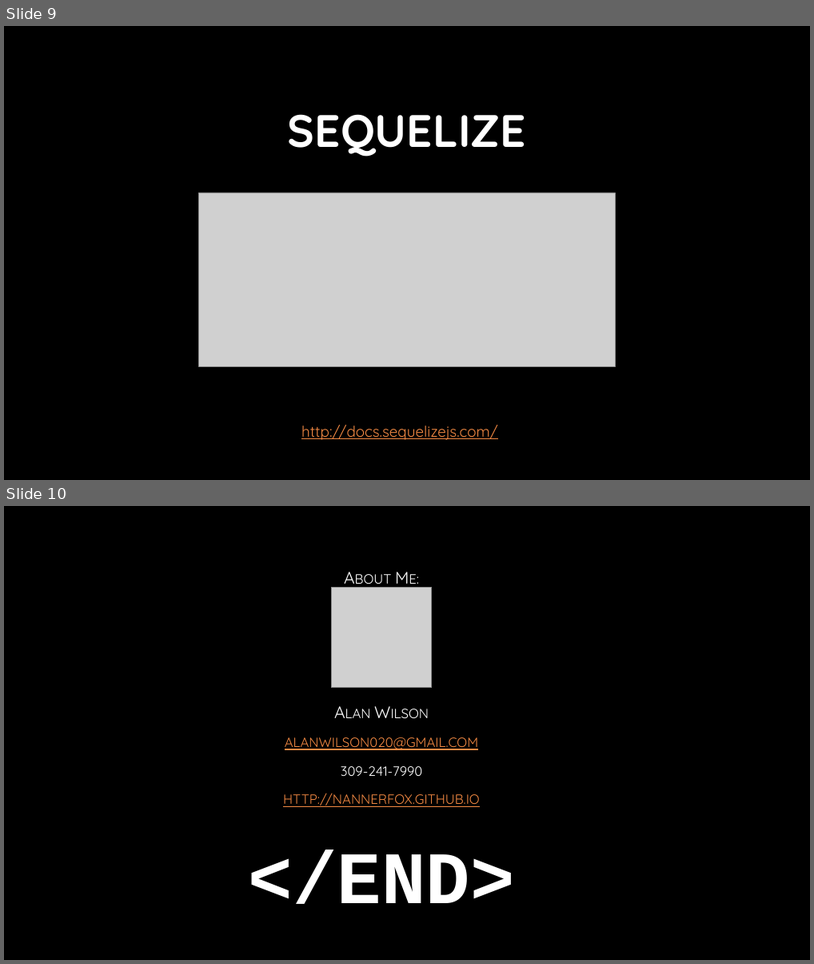
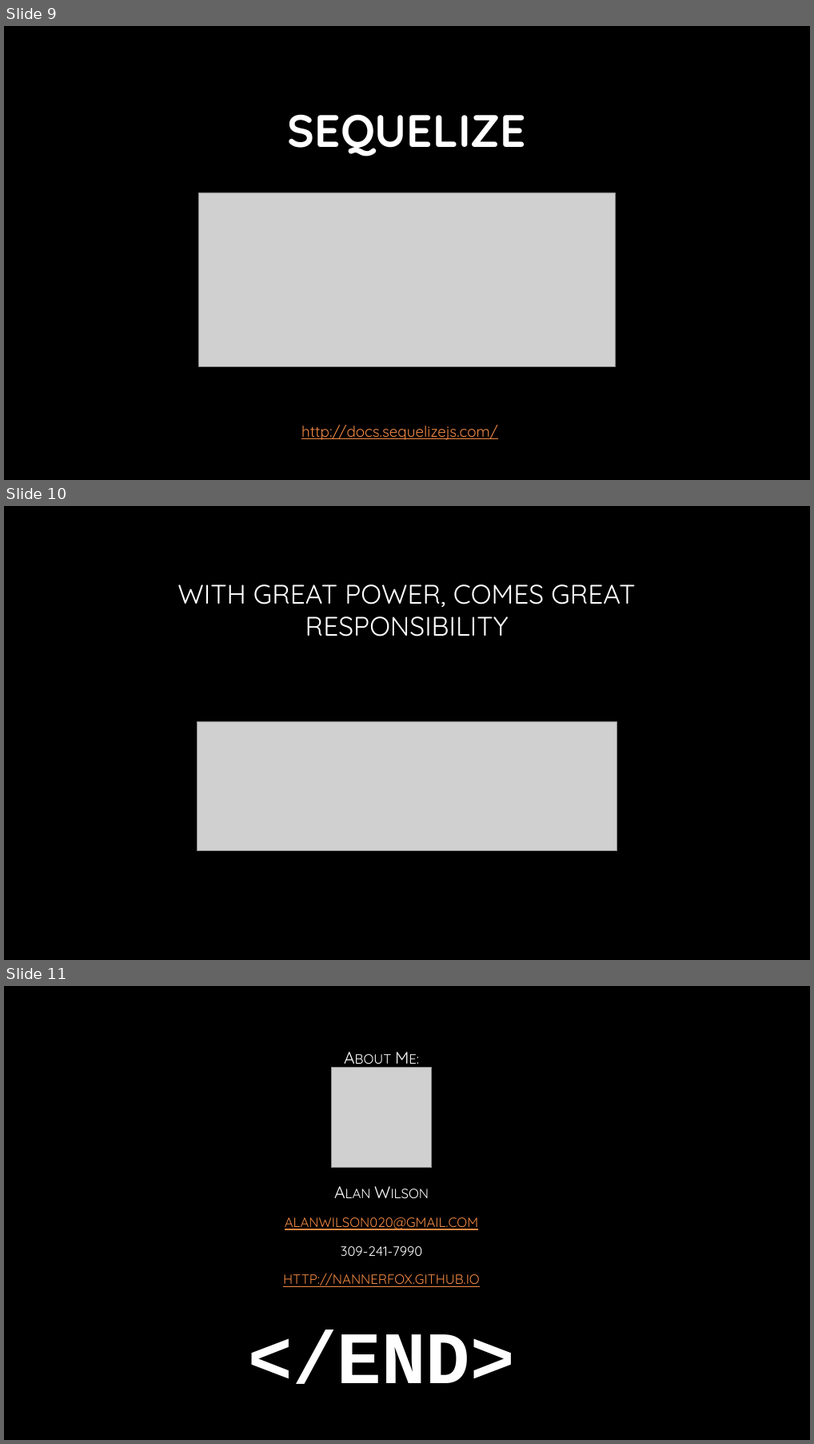
Before and after one commit to AlanWilsonWeb/Javascript-Talk, a slide deck: Presentation.pptx. Shown one above the other, each under a label of ours: slides 9 and 10 before the commit, slides 9, 10 and 11 after it. The pictures are 814x964 and 814x1444 pixels, drawn with LibreOffice and Linux fonts; fonts in the diff are those of the drawing; grey boxes stand for pictures; background and template pictures are left out. Boxes give left, top, right and bottom in pixels: in the first picture for what was removed or moved away, otherwise in the second. Text is boxed around its words. In the diff, an @@ line names an element or a change of style, - is before the commit and + after.

```diff
--- a/Presentation.pptx
+++ b/Presentation.pptx
@@ slide 10 added at (4, 506, 810, 960), background picture (left out) @@
@@ title added at (178, 584, 635, 636), 32 pt, text gradient #FFFFFF to #A6A6A6 @@
+WITH GREAT POWER, COMES GREAT RESPONSIBILITY
@@ picture added at (198, 721, 618, 851) @@
@@ what was slide 10 is now slide 11 @@
```
Also in this commit, not shown: 1 slide changed, 3 other files.
